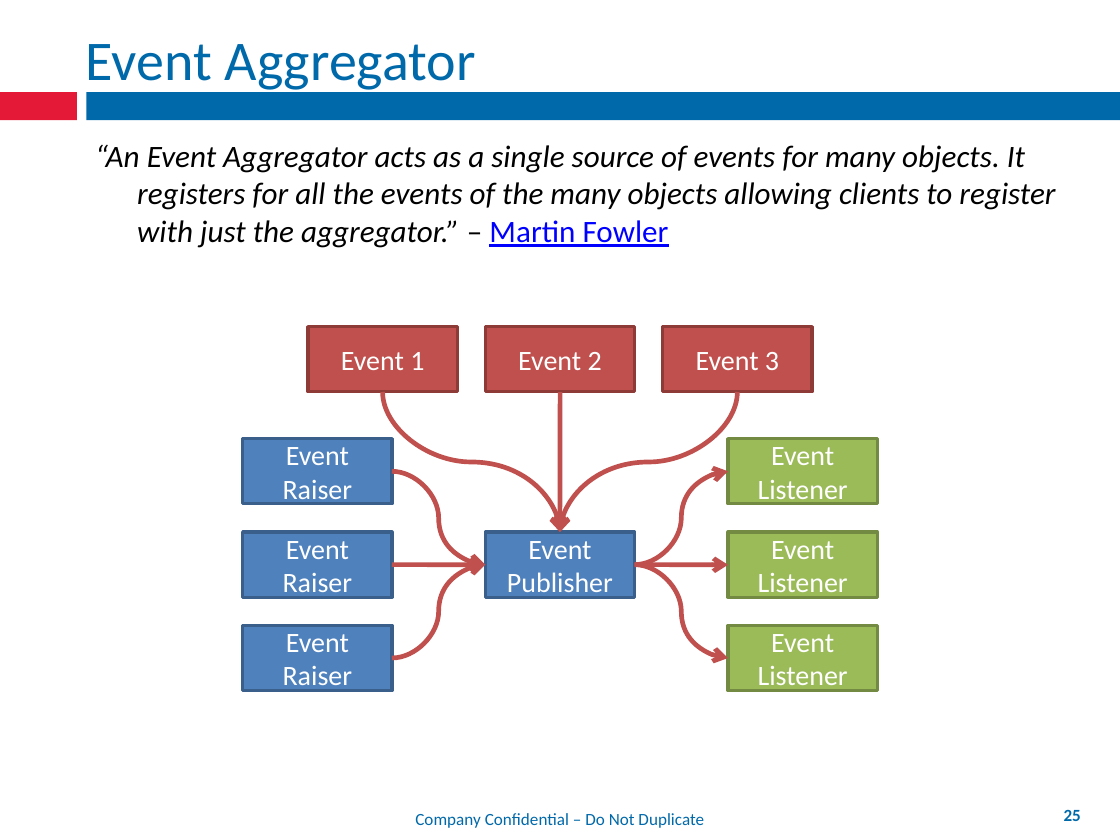
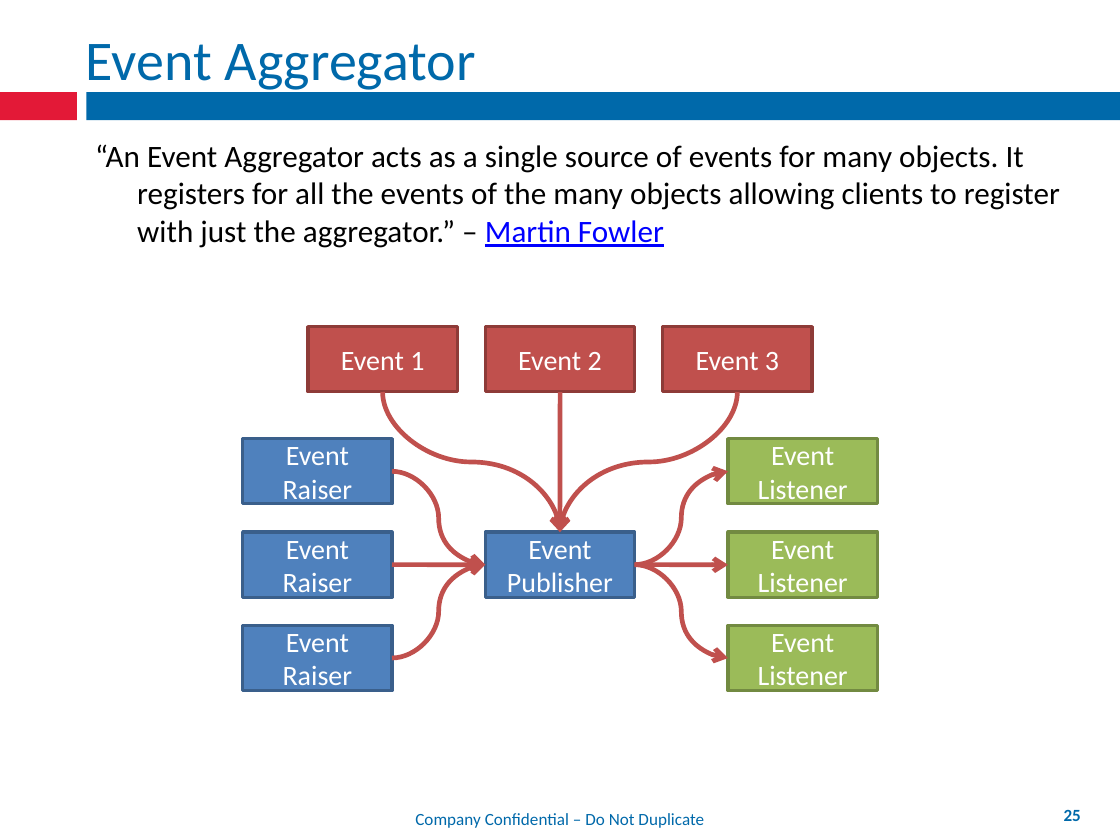
Before and after one commit to mxriverlynn/presentations-and-training, a slide deck: slide 25 of Decoupling Workflow With App Controler/Decoupling Workflow From Forms.pptx. Drawn at 1120x840 pixels with LibreOffice and Linux fonts; fonts in the diff are those of the drawing; background and template pictures are left out. Boxes give left, top, right and bottom in pixels: in the first picture for what was removed or moved away, otherwise in the second. Text is boxed around its words. In the diff, an @@ line names an element or a change of style, - is before the commit and + after.

Commit message:
minor formatting of text

```diff
--- a/Decoupling Workflow With App Controler/Decoupling Workflow From Forms.pptx
+++ b/Decoupling Workflow With App Controler/Decoupling Workflow From Forms.pptx
@@ text "“An Event Aggregator acts as ..." at bbox=[95, 144, 1060, 248]: italic off @@
```
